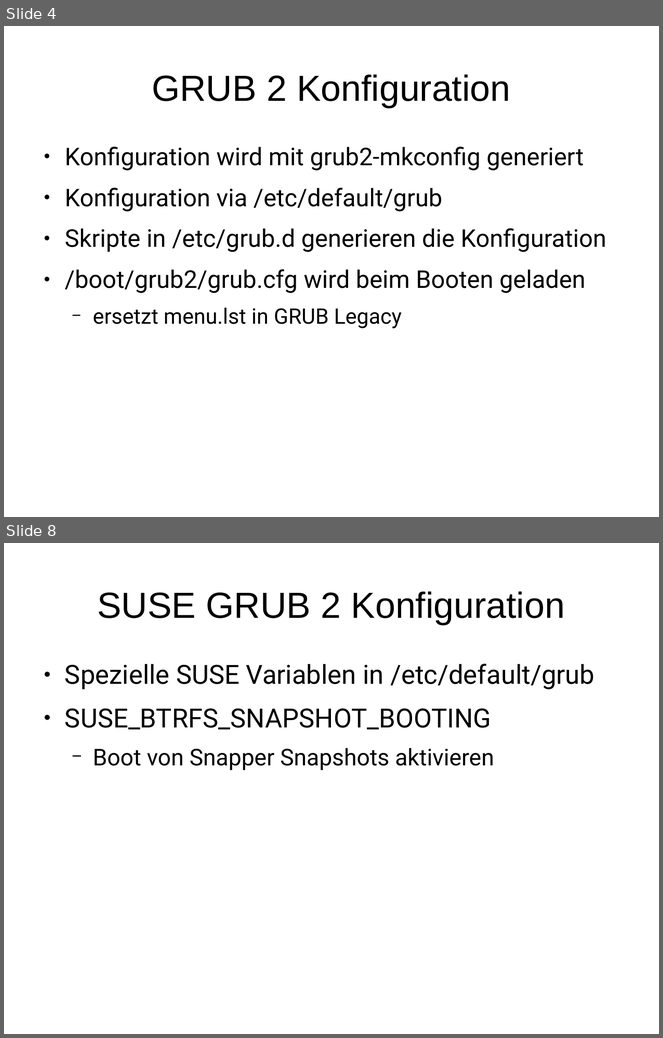
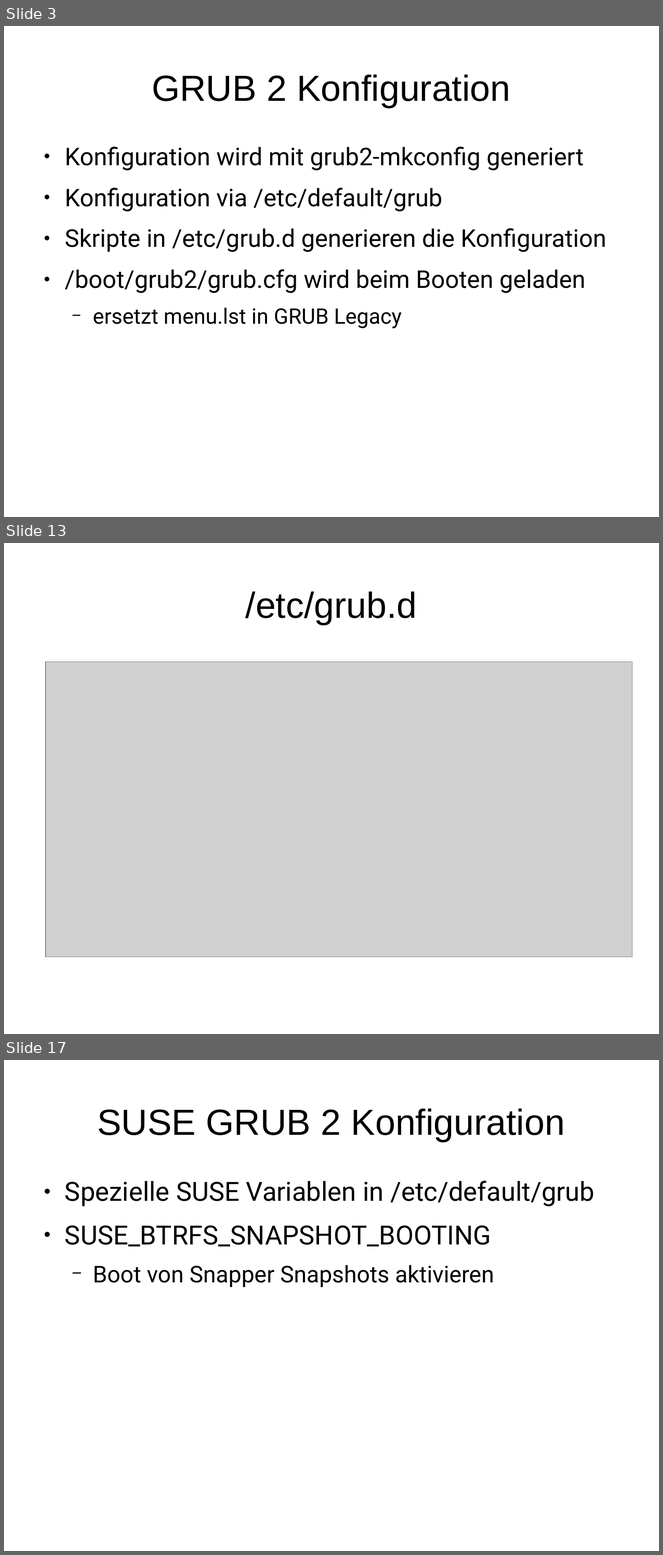
Before and after one commit to adfinis/adsy-trainings, a slide deck: SSA_SUSE-System-Administration/1004_grub2/modul_grub2_1004_01_slides.odp. Shown one above the other, each under a label of ours: slides 4 and 8 before the commit, slides 3, 13 and 17 after it; the slides between them are not shown. The pictures are 663x1038 and 663x1555 pixels, drawn with LibreOffice and Linux fonts; fonts in the diff are those of the drawing; grey boxes stand for pictures. Boxes give left, top, right and bottom in pixels: in the first picture for what was removed or moved away, otherwise in the second. Text is boxed around its words. In the diff, an @@ line names an element or a change of style, - is before the commit and + after.

Commit message:
pimp grub2 slides

```diff
--- a/SSA_SUSE-System-Administration/1004_grub2/modul_grub2_1004_01_slides.odp
+++ b/SSA_SUSE-System-Administration/1004_grub2/modul_grub2_1004_01_slides.odp
@@ slide 13 added at (4, 543, 659, 1034), background #FFFFFF @@
@@ title added at (246, 591, 417, 625), 44 pt, text #000000 @@
+/etc/grub.d
@@ picture added at (46, 662, 633, 957) @@
@@ what was slide 4 is now slide 3 @@
@@ what was slide 8 is now slide 17 @@
```
Also in this commit, not shown: 4 slides changed, 15 other slides added, 1 slide removed.
